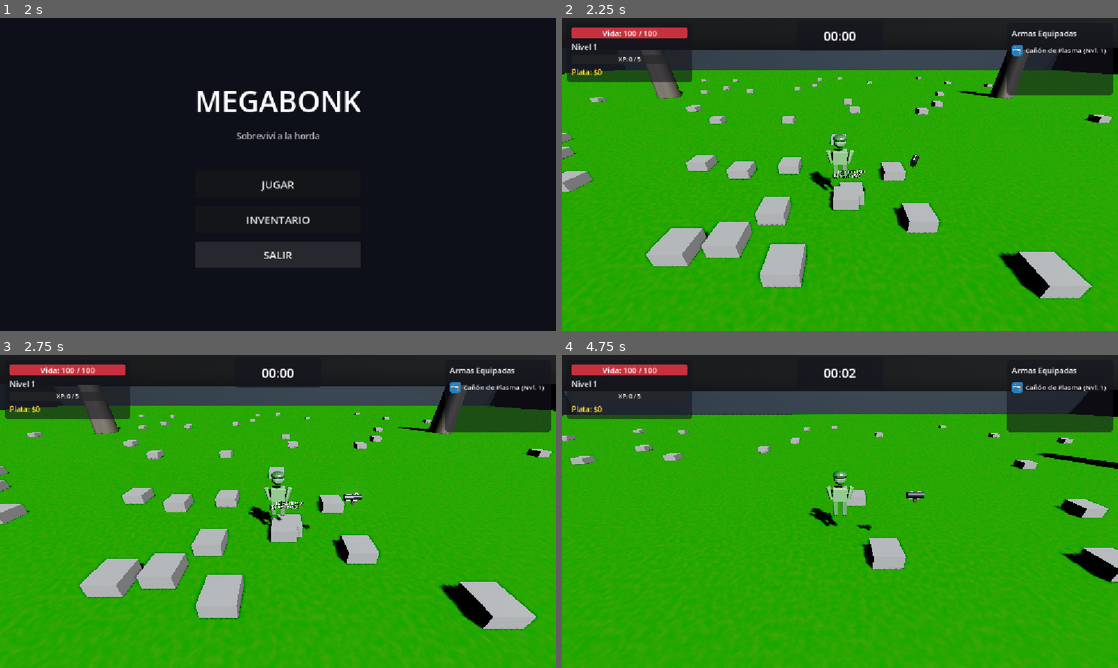
Above: before the commit, frames 1-4 (two rows, left to right).
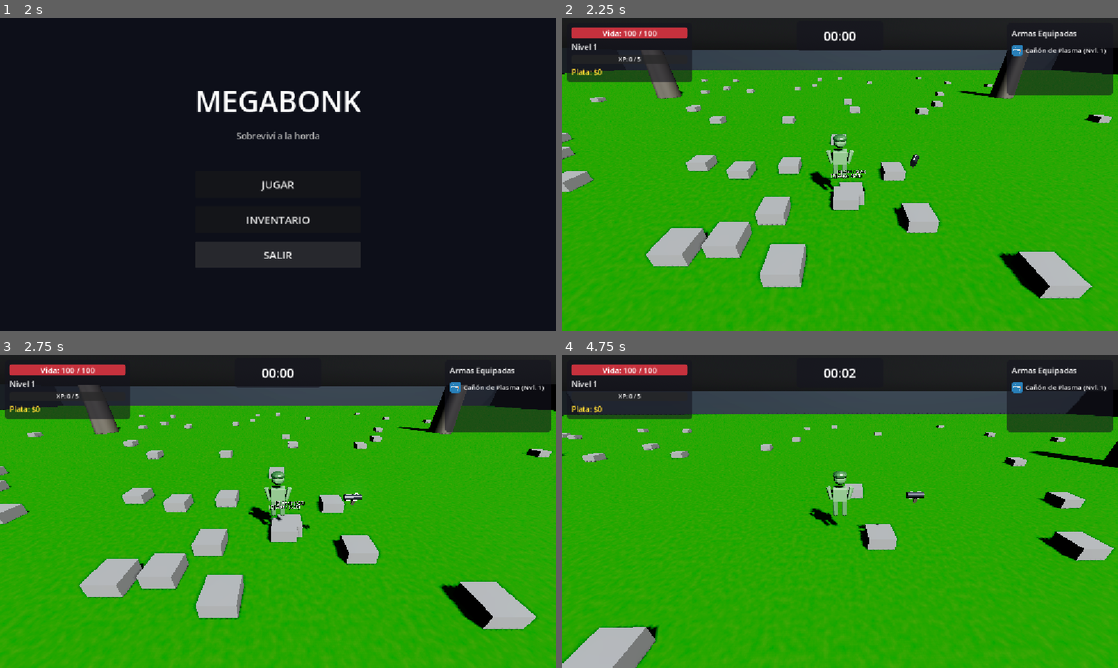
Above: after the commit, the same moments.

Repository: AdriR1ze/Megabonk
Game: Godot game, scene res://main_menu.tscn
Same seed, same stepped clock (60 frames per second), same inputs: the game is played once before the commit and once after it. The engine's default icon, where the game draws it, is replaced by a stand-in: a white triangle on a blue panel in a dark square.
Inputs (mouse positions are in pixels of both pictures, inside the frame that each line leads up to):
- Up to frame 1 (2 s): click "INVENTARIO" at 0.5 s; click "VOLVER" at 1.25 s
- Up to frame 2 (2.25 s): click "JUGAR" at 2 s
- Up to frame 3 (2.75 s): no input
- Up to frame 4 (4.75 s): tap Enter at 2.75 s; move the mouse to (867, 511) at 2.77 s; hold W (move_up) from 2.78 s (still down); tap E at 2.85, 3.6, 4.35 s; move the mouse to (812, 511) at 3.52 s; move the mouse to (851, 505) at 4.27 s

Frame 1 is identical in both runs. In frame 2, 0.1% of the frame differs, in the area x 48-55%, y 48-52%; in frame 3, 0.1%; in frame 4, 8.1%, in the area x 0-100%, y 11-100%.

Commit message:
esto no estoyseguro

Diff:
--- a/Armas/CanonPlasma.gd
+++ b/Armas/CanonPlasma.gd
@@ -11,5 +11,6 @@
 	bullet.direccion = direccion
 	bullet.damage = data.damage
 	bullet.player_atack = PlayerStats.atack
+	bullet.pierce = data.pierce
 
 	$Timer.start()
--- a/Armas/Escopeta.gd
+++ b/Armas/Escopeta.gd
@@ -18,5 +18,6 @@
 		bullet.direccion = dir
 		bullet.damage = data.damage / PELLETS
 		bullet.player_atack = PlayerStats.atack
+		bullet.pierce = data.pierce
 
 	$Timer.start()
--- a/Armas/Francotirador.gd
+++ b/Armas/Francotirador.gd
@@ -11,5 +11,6 @@
 	bullet.direccion = direccion
 	bullet.damage = data.damage
 	bullet.player_atack = PlayerStats.atack
+	bullet.pierce = data.pierce
 
 	$Timer.start()
--- a/Armas/LanzaCohete.gd
+++ b/Armas/LanzaCohete.gd
@@ -11,4 +11,5 @@
 	bullet.direccion = direccion
 	bullet.damage = data.damage
 	bullet.player_atack = PlayerStats.atack
+	bullet.pierce = data.pierce
 	$Timer.start()
--- a/Armas/Lanzallamas.gd
+++ b/Armas/Lanzallamas.gd
@@ -13,5 +13,6 @@
 	bullet.direccion = dir
 	bullet.damage = data.damage
 	bullet.player_atack = PlayerStats.atack
+	bullet.pierce = data.pierce
 
 	$Timer.start()
--- a/Armas/Subfusil.gd
+++ b/Armas/Subfusil.gd
@@ -13,5 +13,6 @@
 	bullet.direccion = direccion
 	bullet.damage = data.damage
 	bullet.player_atack = PlayerStats.atack
+	bullet.pierce = data.pierce
 
 	$Timer.start()
--- a/Armas/area_de_arma.gd
+++ b/Armas/area_de_arma.gd
@@ -64,6 +64,7 @@
 	bullet.direccion = direccion
 	bullet.damage = data.damage
 	bullet.player_atack = PlayerStats.atack
+	bullet.pierce = data.pierce
 
 	$Timer.start()
 
--- a/Armas/pistola.gd
+++ b/Armas/pistola.gd
@@ -13,5 +13,6 @@
 	bullet.direccion = direccion
 	bullet.damage = data.damage
 	bullet.player_atack = PlayerStats.atack
+	bullet.pierce = data.pierce
 
 	$Timer.start()
--- a/Balas/bala.gd
+++ b/Balas/bala.gd
@@ -5,6 +5,7 @@
 @onready var direccion : Vector3
 var player_atack : float = 1.0
 var damage : float = 10.0
+var pierce : int = 1
 var _hit_targets : Array = []
 func _ready() -> void:
 	if direccion != Vector3.ZERO:
@@ -23,9 +24,8 @@
 func _on_hit_box_bala_body_entered(body):
 	if body.is_in_group("enemy"):
 		_damage_overlapping()
-		_hit_targets.append(body)
-		# Perforación: si no quedan golpes extra, la bala se consume.
-		var max_hits := PlayerStats.pierce_bonus + 1
+		# Perforación: la bala atraviesa (pierce del arma + pierce extra del jugador) enemigos.
+		var max_hits := pierce + PlayerStats.pierce_bonus
 		if _hit_targets.size() >= max_hits:
 			queue_free()
 
@@ -36,9 +36,21 @@
 			_apply_damage(body)
 
 func _apply_damage(body) -> void:
-	var is_crit = randf() < PlayerStats.crit_chance
-	var final_damage = damage * player_atack * (PlayerStats.crit_multiplier if is_crit else 1.0)
+	var crits := _roll_crits()
+	var final_damage = damage * player_atack * pow(PlayerStats.crit_multiplier, crits)
 	if randf() < PlayerStats.dano_extra_chance:
 		final_damage += PlayerStats.dano_extra_amount
 	if body.has_method("take_damage"):
-		body.take_damage(final_damage, is_crit)
+		body.take_damage(final_damage, crits > 0, crits)
+
+# Crítico multi-nivel: cada 100% de probabilidad es un crítico garantizado más.
+# Ej: 250% = 2 críticos + 50% de chance para un tercero.
+func _roll_crits() -> int:
+	var chance := PlayerStats.crit_chance
+	var crits := 0
+	while chance >= 1.0:
+		crits += 1
+		chance -= 1.0
+	if randf() < chance:
+		crits += 1
+	return crits
--- a/EventBus.gd
+++ b/EventBus.gd
@@ -15,7 +15,7 @@
 # Eventos de Combate y Enemigos
 signal enemy_spawned(enemy_node: Node3D)
 signal enemy_died(enemy_node: Node3D, xp_reward: int, coin_reward: int)
-signal damage_dealt(target: Node3D, amount: float, is_critical: bool)
+signal damage_dealt(target: Node3D, amount: float, is_critical: bool, crit_tier: int)
 
 # Eventos del Boss
 signal boss_spawned(boss_node: Node3D, boss_name: String)
--- a/GameManager.gd
+++ b/GameManager.gd
@@ -21,7 +21,7 @@
 	enemies_killed += 1
 
 func get_chest_price() -> int:
-	chest_price = 0
+	chest_price = 20
 	calc_chest_price(chests_opened)
 	return chest_price
 func calc_chest_price(x):
--- a/ItemManager.gd
+++ b/ItemManager.gd
@@ -57,7 +57,7 @@
 	PlayerStats.evasion = 0.0
 	PlayerStats.atq_speed = 1.0
 	PlayerStats.atack = 1.0
-	PlayerStats.crit_chance = 0.0
+	PlayerStats.crit_chance = 0.05
 	PlayerStats.xp_multiplicator = 1.0
 	PlayerStats.dano_extra_chance = 0.0
 	PlayerStats.dano_extra_amount = 0.0
@@ -68,6 +68,6 @@
 	PlayerStats.evasion += item.evasion
 	PlayerStats.atq_speed += item.atq_speed
 	PlayerStats.atack += item.atack
-	PlayerStats.crit_chance += item.crit_chance
+	PlayerStats.crit_chance += item.crit_chance / 100.0
 	PlayerStats.xp_multiplicator += item.xp_multiplicator
 	stats_changed.emit()
--- a/PlayerStats.gd
+++ b/PlayerStats.gd
@@ -8,7 +8,7 @@
 var atack : float = 1.0          # Multiplicador de daño
 var atq_speed : float = 1.0      # Multiplicador de velocidad de ataque
 var crit_chance : float = 0.05   # Probabilidad de crítico (0.0 - 1.0)
-var crit_multiplier : float = 1.5
+var crit_multiplier : float = 1.3
 var evasion : float = 0.0
 var xp_multiplicator : float = 1.0
 var regen : float = 0.0          # Vida regenerada por segundo
@@ -54,7 +54,7 @@
 	atack = 1.0
 	atq_speed = 1.0
 	crit_chance = 0.05
-	crit_multiplier = 1.5
+	crit_multiplier = 1.3
 	evasion = 0.0
 	xp_multiplicator = 1.0
 	regen = 0.0
--- a/Resources/Items/Anillo.tres
+++ b/Resources/Items/Anillo.tres
@@ -10,7 +10,7 @@
 display_name = "Anillo"
 description = "Anillo de la buena vibra"
 evasion = 0.05
-crit_chance = 5.0
+crit_chance = 4.0
 texture_sprite = ExtResource("9_tex")
 
 metadata/_custom_type_script = "uid://dgj8vsixewv00"
--- a/Resources/Items/Anteojos.tres
+++ b/Resources/Items/Anteojos.tres
@@ -9,5 +9,5 @@
 display_name = "Anteojos"
 description = "Anteojos que estan fiumba"
 texture_sprite = ExtResource("9_tex")
-crit_chance = 10.0
+crit_chance = 6.0
 metadata/_custom_type_script = "uid://dgj8vsixewv00"
--- a/Resources/Items/Cerveza.tres
+++ b/Resources/Items/Cerveza.tres
@@ -11,7 +11,7 @@
 description = "Vas a pegar como nunca (y fallar como siempre)"
 atack = 0.2
 evasion = -0.05
-crit_chance = 5.0
+crit_chance = 3.0
 texture_sprite = ExtResource("9_tex")
 
 metadata/_custom_type_script = "uid://dgj8vsixewv00"
--- a/Resources/Items/Corona.tres
+++ b/Resources/Items/Corona.tres
@@ -10,5 +10,5 @@
 description = "Corona del rey, como debe ser"
 texture_sprite = ExtResource("9_tex")
 defense = 0.2
-crit_chance = 5.0
+crit_chance = 3.0
 metadata/_custom_type_script = "uid://dgj8vsixewv00"
--- a/Resources/Items/Medalla.tres
+++ b/Resources/Items/Medalla.tres
@@ -10,7 +10,7 @@
 display_name = "Medalla"
 description = "Medalla de honor (de la esquina)"
 atack = 0.2
-crit_chance = 5.0
+crit_chance = 3.0
 texture_sprite = ExtResource("9_tex")
 
 metadata/_custom_type_script = "uid://dgj8vsixewv00"
--- a/Resources/Items/Pendulo.tres
+++ b/Resources/Items/Pendulo.tres
@@ -9,7 +9,7 @@
 id = 17
 display_name = "Péndulo"
 description = "Péndulo que detecta golpes a distancia"
-crit_chance = 15.0
+crit_chance = 8.0
 texture_sprite = ExtResource("9_tex")
 
 metadata/_custom_type_script = "uid://dgj8vsixewv00"
--- a/Skills/aura_zone.gd
+++ b/Skills/aura_zone.gd
@@ -42,6 +42,16 @@
 func _on_tick() -> void:
 	for body in get_overlapping_bodies():
 		if body.is_in_group("enemy") and body.has_method("take_damage"):
-			var is_crit = randf() < PlayerStats.crit_chance
-			var dmg = damage * PlayerStats.atack * (PlayerStats.crit_multiplier if is_crit else 1.0)
-			body.take_damage(dmg, is_crit)
+			var crits := _roll_crits()
+			var dmg = damage * PlayerStats.atack * pow(PlayerStats.crit_multiplier, crits)
+			body.take_damage(dmg, crits > 0, crits)
+
+func _roll_crits() -> int:
+	var chance := PlayerStats.crit_chance
+	var crits := 0
+	while chance >= 1.0:
+		crits += 1
+		chance -= 1.0
+	if randf() < chance:
+		crits += 1
+	return crits
--- a/UIManager.gd
+++ b/UIManager.gd
@@ -15,7 +15,7 @@
 	EventBus.player_died.connect(_show_game_over)
 	EventBus.damage_dealt.connect(_spawn_damage_number)
 
-func _spawn_damage_number(target: Node3D, amount: float, is_critical: bool) -> void:
+func _spawn_damage_number(target: Node3D, amount: float, is_critical: bool, crit_tier: int = 0) -> void:
 	if not is_instance_valid(target) or not target.is_inside_tree():
 		return
 
@@ -24,19 +24,13 @@
 	label.no_depth_test = true
 	label.render_priority = 10
 	label.pixel_size = 0.015
-	label.font_size = 48 if is_critical else 36
-	label.text = str(int(round(amount))) + ("!" if is_critical else "")
+	label.font_size = 34 + crit_tier * 5
+	label.text = str(int(round(amount))) + ("!".repeat(crit_tier) if crit_tier > 0 else "")
 
-	if is_critical:
-		label.modulate = Color(1.0, 0.2, 0.1, 1.0)
-		label.outline_render_priority = 9
-		label.outline_size = 8
-		label.outline_modulate = Color(0, 0, 0, 1)
-	else:
-		label.modulate = Color(1.0, 0.95, 0.3, 1.0)
-		label.outline_render_priority = 9
-		label.outline_size = 6
-		label.outline_modulate = Color(0, 0, 0, 1)
+	label.modulate = _crit_color(crit_tier)
+	label.outline_render_priority = 9
+	label.outline_size = 8 if crit_tier > 0 else 6
+	label.outline_modulate = Color(0, 0, 0, 1)
 
 	get_tree().current_scene.add_child(label)
 
@@ -49,6 +43,16 @@
 	tween.tween_property(label, "global_position", target_pos, 0.65).set_trans(Tween.TRANS_QUAD).set_ease(Tween.EASE_OUT)
 	tween.tween_property(label, "modulate:a", 0.0, 0.65).set_trans(Tween.TRANS_QUAD).set_ease(Tween.EASE_IN)
 	tween.chain().tween_callback(label.queue_free)
+
+# Color automático según la cantidad de críticos encadenados.
+func _crit_color(tier: int) -> Color:
+	match tier:
+		0: return Color(1.0, 0.95, 0.3)
+		1: return Color(1.0, 0.2, 0.1)
+		2: return Color(1.0, 0.45, 0.0)
+		3: return Color(0.85, 0.2, 1.0)
+		4: return Color(0.2, 0.85, 1.0)
+		_: return Color(1.0, 1.0, 1.0)
 
 # Registrar los nodos de pantalla desde las propias escenas (self-register)
 func register_hud(node: Control) -> void:
--- a/boss.gd
+++ b/boss.gd
@@ -177,9 +177,9 @@
 	tween.tween_property(bolt, "global_position", spawn_pos + shoot_dir * 45.0, 1.2)
 	tween.chain().tween_callback(bolt.queue_free)
 
-func take_damage(damage_amount: float, is_critical: bool = false) -> void:
+func take_damage(damage_amount: float, is_critical: bool = false, crit_tier: int = 0) -> void:
 	if health_component:
-		health_component.take_damage(damage_amount, is_critical)
+		health_component.take_damage(damage_amount, is_critical, crit_tier)
 
 func _on_health_changed(current: float, max_hp: float) -> void:
 	EventBus.boss_health_changed.emit(current, max_hp)
--- a/enemigo.gd
+++ b/enemigo.gd
@@ -40,9 +40,9 @@
 				if collider.has_method("take_damage"):
 					collider.take_damage(dmg)
 
-func take_damage(damage_amount: float, is_critical: bool = false) -> void:
+func take_damage(damage_amount: float, is_critical: bool = false, crit_tier: int = 0) -> void:
 	if health_component:
-		health_component.take_damage(damage_amount, is_critical)
+		health_component.take_damage(damage_amount, is_critical, crit_tier)
 
 func reset_enemy(health_multiplier: float = 1.0) -> void:
 	if health_component:
--- a/health_component.gd
+++ b/health_component.gd
@@ -17,7 +17,7 @@
 	if parent.is_in_group("player"):
 		health_changed.connect(func(cur, mx): EventBus.player_health_changed.emit(cur, mx))
 
-func take_damage(damage: float, is_critical: bool = false) -> void:
+func take_damage(damage: float, is_critical: bool = false, crit_tier: int = 0) -> void:
 	# Evasión (solo aplica al jugador)
 	if parent.is_in_group("player") and randf() < PlayerStats.evasion:
 		return
@@ -25,7 +25,7 @@
 	health_changed.emit(health, max_health)
 
 	if parent.is_in_group("enemy"):
-		EventBus.damage_dealt.emit(parent, damage, is_critical)
+		EventBus.damage_dealt.emit(parent, damage, is_critical, crit_tier)
 
 	if health <= 0.0:
 		die()
--- a/inventory.gd
+++ b/inventory.gd
@@ -131,7 +131,7 @@
 		if it.evasion > 0.0:
 			lines.append("+%d%% Evasión" % round(it.evasion * 100))
 		if it.crit_chance > 0.0:
-			lines.append("+%d%% Crítico" % round(it.crit_chance * 100))
+			lines.append("+%d%% Crítico" % round(it.crit_chance))
 		if it.xp_multiplicator > 0.0:
 			lines.append("+%d%% XP" % round(it.xp_multiplicator * 100))
 	body.text = "\n".join(lines)
